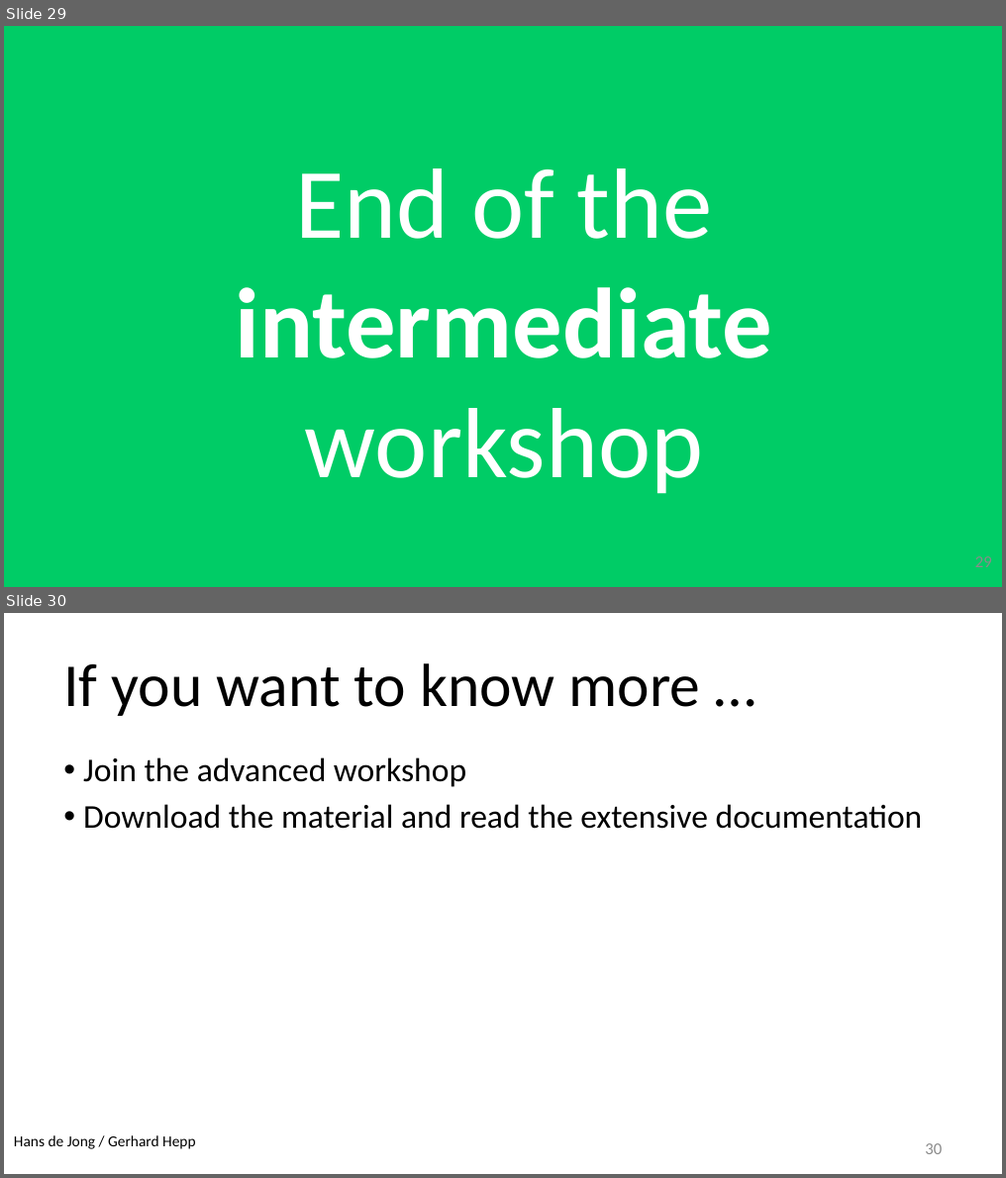
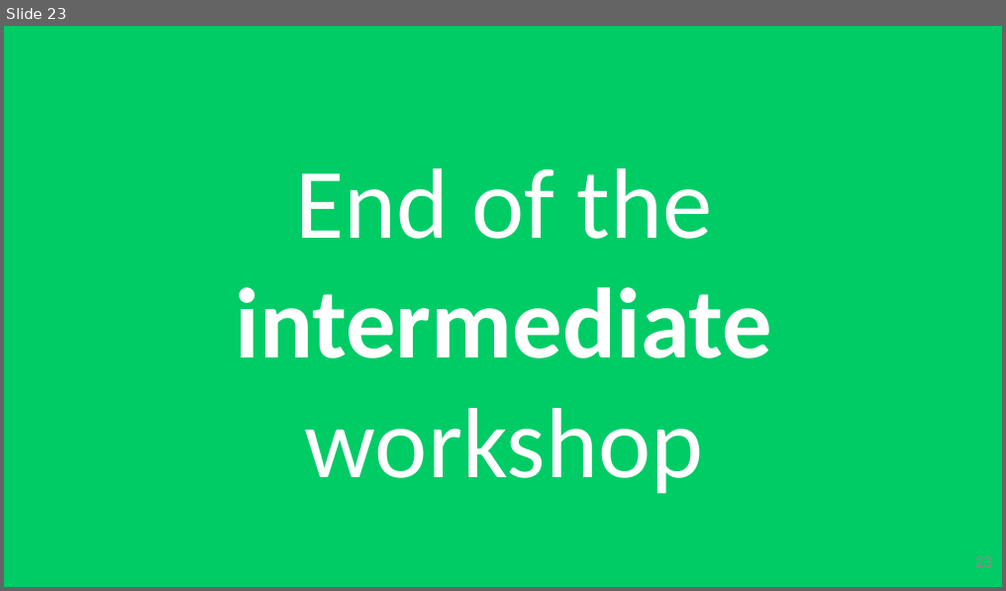
Before and after one commit to hansdejongehv/scratchClient-Tutorials, a slide deck: scratchClientTutorial/UK---English/UK - 2 - scratchCl Intermediate Tutorial.pptx. Shown one above the other, each under a label of ours: slides 29 and 30 before the commit, slide 23 after it. The pictures are 1006x1178 and 1006x591 pixels, drawn with LibreOffice and Linux fonts; fonts in the diff are those of the drawing; background and template pictures are left out. Boxes give left, top, right and bottom in pixels: in the first picture for what was removed or moved away, otherwise in the second. Text is boxed around its words. In the diff, an @@ line names an element or a change of style, - is before the commit and + after.

```diff
--- a/scratchClientTutorial/UK---English/UK - 2 - scratchCl Intermediate Tutorial.pptx
+++ b/scratchClientTutorial/UK---English/UK - 2 - scratchCl Intermediate Tutorial.pptx
@@ slide 30 removed at box(4, 613, 1002, 1174), background #FFFFFF @@
@@ title removed at box(63, 663, 701, 716) @@
-If you want to know more …
@@ text removed at box(83, 758, 923, 829) @@
-• Join the advanced workshop
-• Download the material and read the extensive documentation
@@ text removed at box(14, 1136, 195, 1150) @@
-Hans de Jong / Gerhard Hepp
@@ page number removed at box(925, 1144, 942, 1155) @@
-30
@@ what was slide 29 is now slide 23 @@
@@ page number at box(975, 557, 992, 568): text changed @@
-29
+23
```
Also in this commit, not shown: 9 slides changed, 11 other slides removed, 21 other files.
